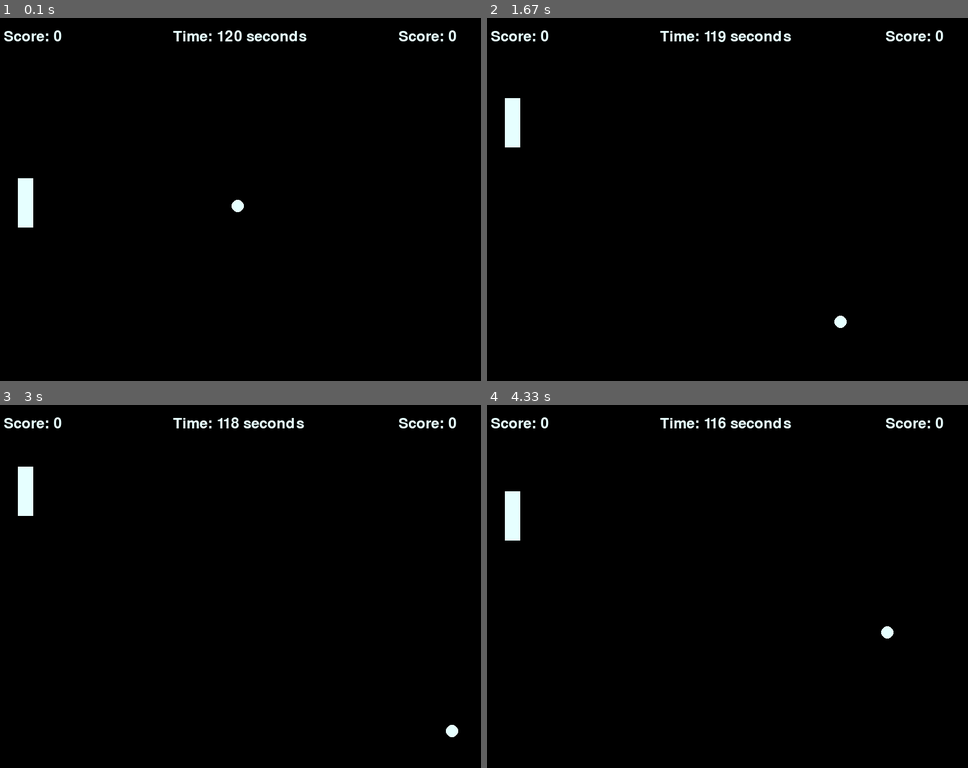
Above: before the commit, frames 1-4 (two rows, left to right).
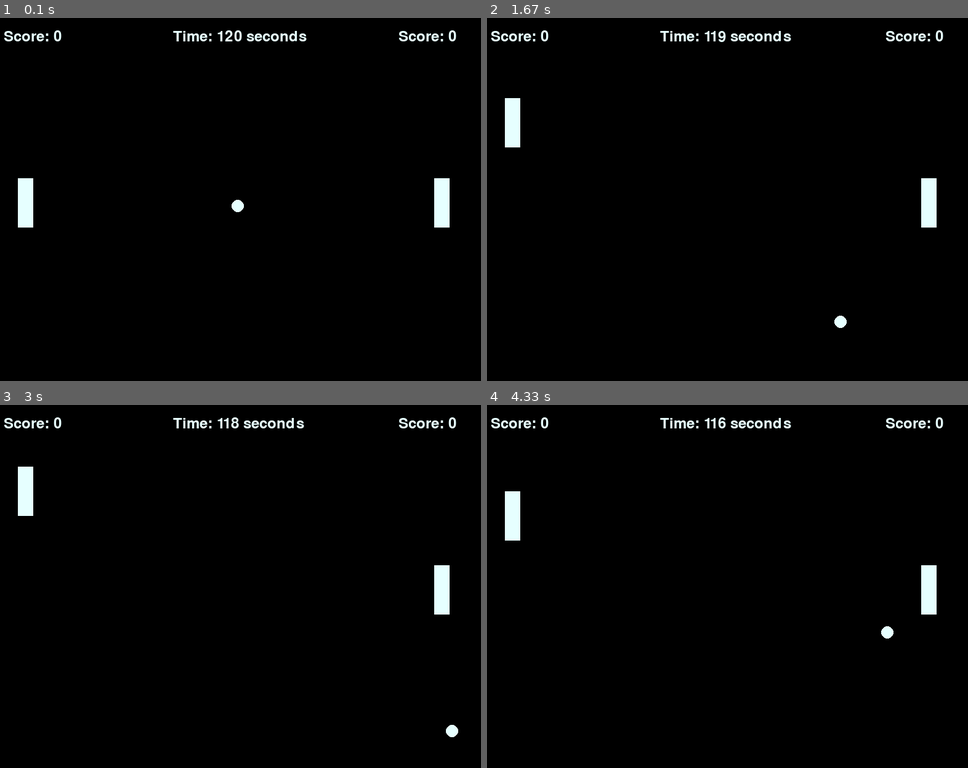
Above: after the commit, the same moments.

Repository: Sgoodridge96/Pong_Pygame
Game: pygame game, started from Pong.py
The game is run twice, just before and just after one commit, with the same random seed, the same clock (stepped at 60 frames per second) and the same inputs.
Inputs:
- Up to frame 1 (0.1 s): no input
- Up to frame 2 (1.67 s): hold Up 0.33-0.8 s; hold Down 0.83-1.13 s; hold Up 1.17-1.53 s; hold Down from 1.57 s (still down)
- Up to frame 3 (3 s): release Down at 1.93 s; hold Up 1.97-2.27 s; hold Down 2.3-2.6 s; hold Up from 2.63 s (still down)
- Up to frame 4 (4.33 s): release Up at 3 s; hold Down 3.03-3.4 s; hold Up 3.43-3.73 s; hold Down 3.77-4.07 s; hold Up from 4.1 s (still down)

The runs differ from the first frame. In frame 1, 0.4% of the frame differs, in the area x 90-94%, y 44-58%; in frame 2, 0.4%; in frame 3, 0.4%; in frame 4, 0.4%.

Commit message:
Add opponent w/ collision (no functionality)

Diff:
--- a/Pong.py
+++ b/Pong.py
@@ -1,8 +1,9 @@
 import pygame
 import random
 
-# NEXT UPDATE: Fix collisions with top of the player rectangle.
+# NEXT UPDATE: Fix collisions with top of the player/ai rectangles.
                #Add scoring points
+               #Reseting pong ball after point is scored
 
 pygame.init()
 
@@ -46,15 +47,21 @@
         if self.x < 0 + radius or self.x > screen_width - radius:
             self.speed[0] *= -1
 
-    def checkPlayerCollision(self, playerRect):
+    def checkPlayerCollision(self, player_rect, ai_rect):
 
-        player_object = pygame.Rect(playerRect.x, playerRect.y, playerRect.width, playerRect.height)
+        player_object = pygame.Rect(player_rect.x, player_rect.y, player_rect.width, player_rect.height)
+        ai_object = pygame.Rect(ai_rect.x, ai_rect.y, ai_rect.width, ai_rect.height)
         pongball_object = pygame.Rect(self.x - self.radius, self.y - self.radius, self.radius * 2, self.radius * 2)
 
+        # Check if the ball hits the front of the player
         if pongball_object.colliderect(player_object):
-            # Check if the ball hits the front of the player
-            if pongball_object.right >= player_object.left:
+            if pongball_object.right >= player_object.left or pongball_object.left >= player_object.right:
                 self.speed[0] *= -1
+        #Check if the ball hits the front of the ai
+        if pongball_object.colliderect(ai_object):
+            if pongball_object.left >= ai_object.right or pongball_object.right >= ai_object.left:
+                self.speed[0] *= -1
+
 
 def ballDirection():
     #Randomly pick a ball direction and speed at the start of the game.
@@ -98,8 +105,9 @@
     pygame.display.set_caption("Pong")
 
     # Spawn Objects
-    playerRect = PlayerRectangle((screen_width - rect_width) // 16, (screen_height - rect_height) // 2, rect_width, rect_height, actorColor, 5)
-    pongBall = PongBall((screen_width - pongBall_radius) // 2, (screen_height - pongBall_radius) // 2, pongBall_radius, actorColor, pongBall_speed)
+    player_rect = PlayerRectangle((screen_width - rect_width) // 16, (screen_height - rect_height) // 2, rect_width, rect_height, actorColor, 5)
+    ai_rect = PlayerRectangle((screen_width - rect_width) // 1.07, (screen_height - rect_height) // 2, rect_width, rect_height, actorColor, 5)
+    pong_ball = PongBall((screen_width - pongBall_radius) // 2, (screen_height - pongBall_radius) // 2, pongBall_radius, actorColor, pongBall_speed)
 
 
     running = True
@@ -126,16 +134,17 @@
 
         #Player movement
         keys = pygame.key.get_pressed()
-        playerRect.move(keys, screen_height)
+        player_rect.move(keys, screen_height)
 
         #Fill screen and draw objects
         screen.fill(background)
-        playerRect.draw(screen)
-        pongBall.draw(screen)
+        player_rect.draw(screen)
+        ai_rect.draw(screen)
+        pong_ball.draw(screen)
 
-        pongBall.checkWallCollision(screen_height, screen_width, pongBall_radius)
-        pongBall.checkPlayerCollision(playerRect)
-        pongBall.move()
+        pong_ball.checkWallCollision(screen_height, screen_width, pongBall_radius)
+        pong_ball.checkPlayerCollision(player_rect, ai_rect)
+        pong_ball.move()
 
         #render timer to screen
         screen.blit(render_timer, timer_pos)
